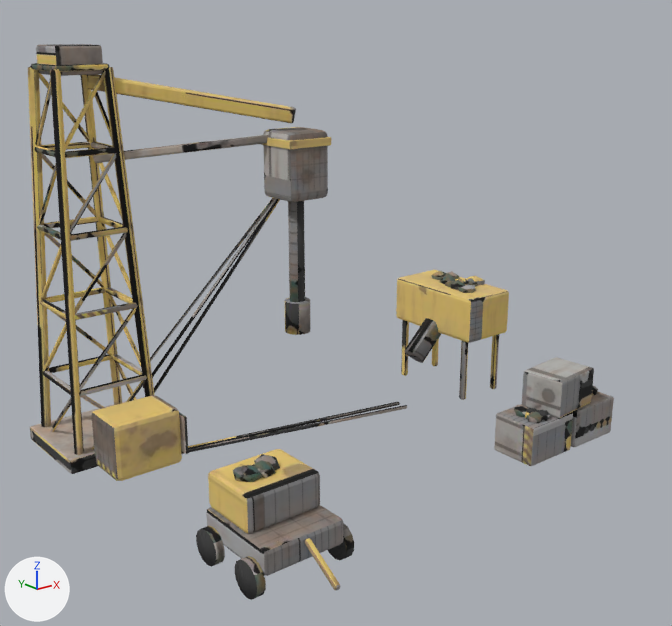
Before and after pictures for a commit that changed the glTF model models/quarry.glb.
Rendered twice from a camera (50 mm lens) standing at (-4.24, -5.44, 3.21) and looking at (-0.11, -0.28, 1.14). Arrows for +X, +Y and +Z are at lower left; the lights stay in place. The picture after the commit comes second. Vertices at exactly the same position are counted once.

Objects in the first picture: 'quarry'.
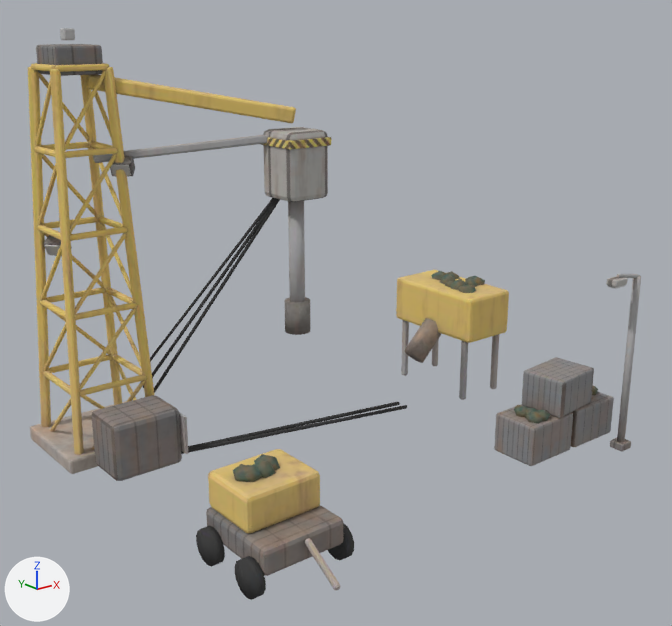
Diff of the bpy script that builds the scene:
```diff
--- a/models/quarry.glb.py
+++ b/models/quarry.glb.py
@@ mat_glow_lamp @@
+mat_glow_lamp = principled_material('glow_lamp')
+mat_glow_lamp.base_color = (0.5, 0.5, 0.5)  # grey #bcbcbc
+mat_glow_lamp.roughness = 0.4
@@ me_box @@
 # used by ob_quarry; location = (0.0, 0.0, 0.0)
-me_box.from_pydata(...)  # 4208 vertices, 8024 faces; spans x -1.88..1.9, y -1.86..1.45, z -0.01..3.05
+me_box.from_pydata(...)  # 4504 vertices, 8592 faces; spans x -1.88..1.9, y -1.86..1.45, z -0.01..3.05
+# me_box part 1: a new loose piece, an 8-sided cylinder along z spanning x 1.67..1.73, y -1.63..-1.57, z 0.0..1.4, in mat_quarry_baked
+# me_box part 2: the loose piece of 56 vertices spanning x 1.4..1.88, y -1.39..-1.01, z 0.0..0.32 is copied, and the copy is scaled about its middle by (0.238, 0.304, 0.164), then moved by (0.06, -0.4, -0.13); it spans x 1.64..1.76, y -1.66..-1.54, z 0.0..0.06
+# me_box part 3: the loose piece of 56 vertices spanning x 0.88..1.36, y -1.39..-1.01, z 0.0..0.32 is copied, and the copy is multiplied about its middle by the matrix ((0.0, 0.01, -0.789), (-0.029, 0.0, 0.003), (-0.002, 0.046, 0.129)), then moved by (0.46, -0.4, 1.26); it spans x 1.45..1.7, y -1.62..-1.58, z 1.39..1.45
+# me_box part 4: the loose piece of 56 vertices spanning x 1.14..1.62, y -1.4..-1.0, z 0.32..0.62 is copied, and the copy is scaled about its middle by (-0.294, -0.231, 0.14), then moved by (0.07, -0.4, 0.93); it spans x 1.38..1.52, y -1.65..-1.56, z 1.38..1.42
+# me_box part 5: a new loose piece of 56 vertices spanning x -1.3..-1.1, y 0.75..0.95, z 2.13..2.27, in mat_quarry_baked
+# me_box part 6: a new loose piece of 56 vertices spanning x -1.7..-1.5, y 1.1..1.3, z 1.53..1.67, in mat_quarry_baked
+# me_box part 7: 7734 kept faces spanning x -1.88..1.9, y -1.86..1.45, z -0.01..3.05 get new texture (UV) coordinates
 me_box.materials.append(mat_quarry_baked)
@@ me_box_071 @@
+me_box_071.from_pydata(...)  # 80 vertices, 144 faces; spans x -1.7..1.51, y -1.64..1.24, z 1.36..3.16
+me_box_071.materials.append(mat_glow_lamp)  # grey #bcbcbc
@@ ob_glow @@
+ob_glow = bpy.data.objects.new('Glow', me_box_071)
+ob_glow.location = (0.0, 0.0, 0.0)
```

Where the change shows, as pixel boxes (x1, y1, x2, y2) in the pictures (672 x 626 px):
'quarry', reshaped: before (28, 44, 614, 600); after (28, 44, 641, 600)
'Glow', added: after (44, 28, 625, 289)
part 1 of me_box, added: after (617, 275, 641, 442)
part 2 of me_box, added: after (610, 438, 631, 451)
part 3 of me_box, added: after (617, 274, 638, 278)
part 4 of me_box, added: after (606, 276, 628, 287)
part 5 of me_box, added: after (110, 156, 135, 176)
part 6 of me_box, added: after (44, 235, 72, 256)
part 7 of me_box, surface changed: (28, 44, 612, 598) in both
